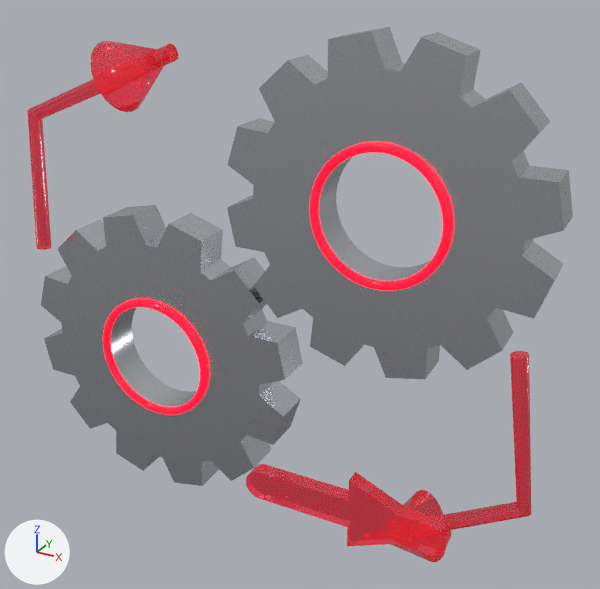
One commit to the glTF model site/data-journey/assets/glass/models/13-etl-integration.glb: the scene before it, then after it.
One viewpoint serves both versions: a camera (50 mm lens) standing at (1.41, -2.22, 1.17) and looking at (0.14, 0.1, 0.02). The axes (+X, +Y, +Z) are drawn at lower left. The lights are the same throughout. The older version comes first. Where no turn or scale is listed for an object, it has been applied to the vertices.

In view in the first picture: 'BC neon red glass edge', 'BC ruby optical glass', 'BC satin silver metal'.
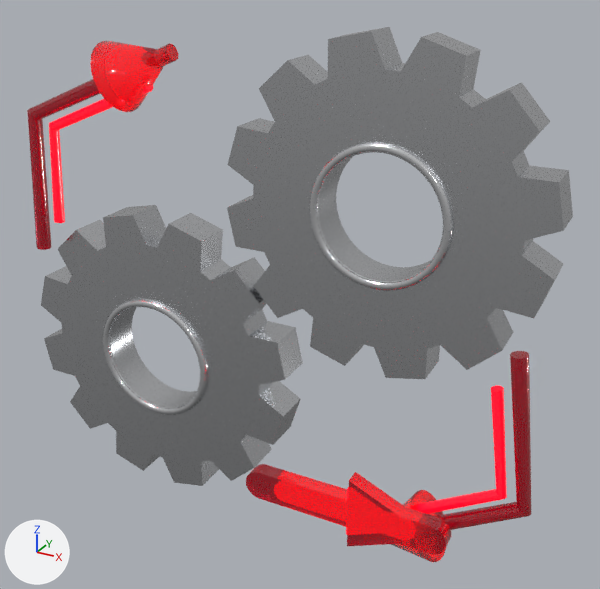
What differs and where, as boxes (x1, y1, x2, y2) in the pictures (600 x 589 px):
'BC ruby optical glass', recoloured: (27, 41, 531, 562) in both
'BC neon red glass edge', recoloured: (103, 142, 453, 415) in both
'BC internal ruby light', added (mostly hidden): after (49, 85, 507, 535)

The change in detail:
Material 'BC ruby optical glass' (mat_bc_ruby_optical_glass) changes colour from red #ff6278 to red #c4162e; in linear values from (1.0, 0.122, 0.188) to (0.549, 0.00784, 0.0275).
In material 'BC ruby optical glass' (mat_bc_ruby_optical_glass), emission_color goes from (0.1, 0.0003, 0.002) (dark red #590107) to (0.045, 0.0002, 0.001) (dark red #3c0103).
Material 'BC polished iron bevel' (mat_bc_polished_iron_bevel) is new.
Its base color is (0.859, 0.871, 0.89) (white #eef0f2).
Its metallic is 1.0.
Its roughness is 0.16.
Material 'BC internal ruby light' (mat_bc_internal_ruby_light) is new.
Its base color is (0.8, 0.00392, 0.0235) (red #e70d2a).
Its roughness is 0.16.
Its emission color is (1.0, 0.001, 0.012) (red #ff031d).
Its emission strength is 1.15.
me_bc_neon_red_glass_edge has 1532 vertices, 3064 faces and spans x -0.7..0.677, y -0.112..-0.038, z -0.523..0.655.
me_bc_neon_red_glass_edge no longer uses material mat_bc_neon_red_glass_edge (red #ff1c35, glowing red #ff0218).
me_bc_neon_red_glass_edge gains material mat_bc_polished_iron_bevel (white #eef0f2).
Mesh me_bc_internal_ruby_light is new.
It has 256 vertices, 492 faces and spans x -0.82..0.94, y -0.24..-0.02, z -0.71..0.87.
It uses material mat_bc_internal_ruby_light (red #e70d2a, glowing red #ff031d).
Object 'BC internal ruby light' (ob_bc_internal_ruby_light) is new; it shows me_bc_internal_ruby_light.
Its location is (0.004, 0.093, -0.06).
